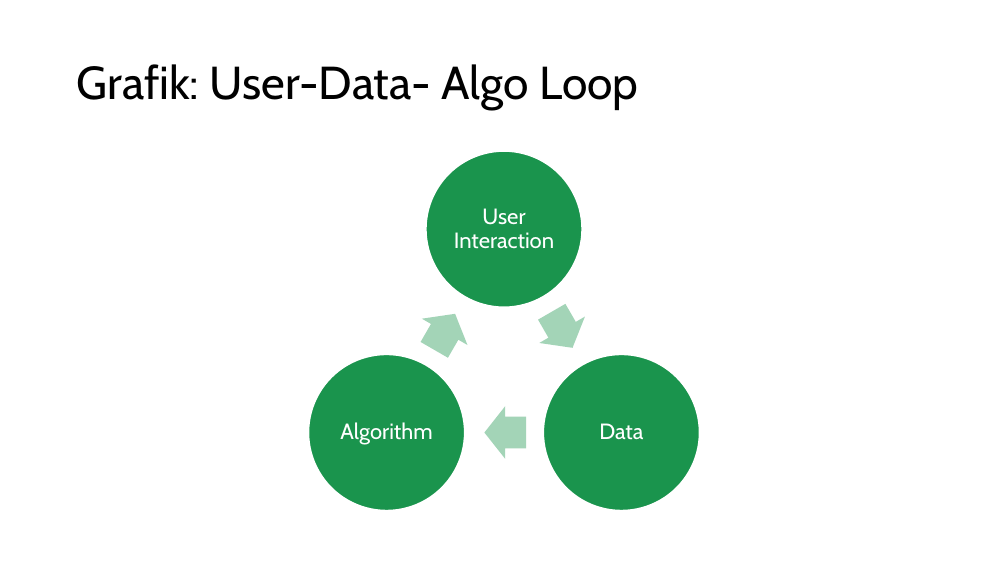
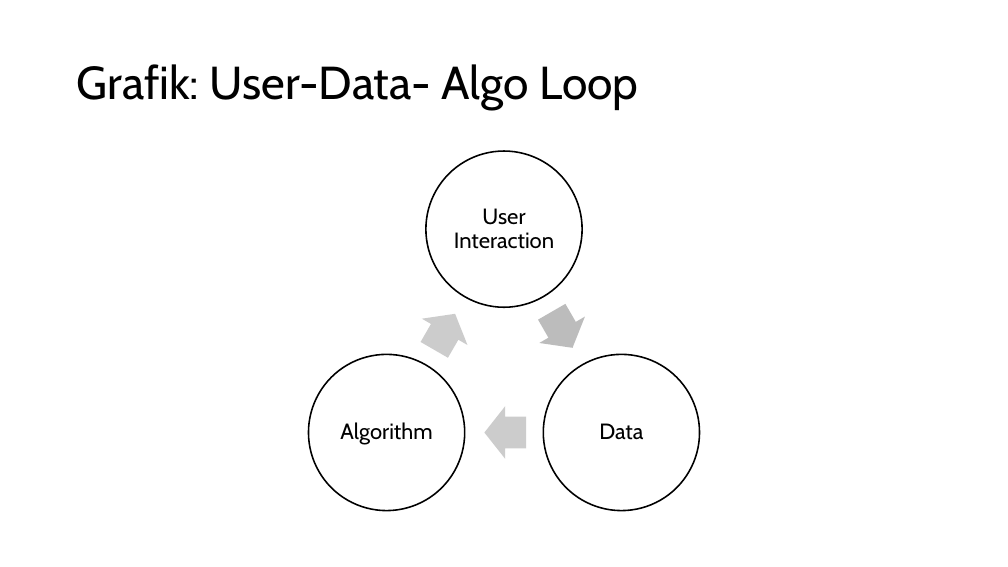
Before and after one commit to juliet-fleischer/SQF_fairness_project, a slide deck: slide 3 of figures/custom_figues.pptx. Drawn at 1008x567 pixels with LibreOffice and Linux fonts; fonts in the diff are those of the drawing. Boxes give left, top, right and bottom in pixels: in the first picture for what was removed or moved away, otherwise in the second. Text is boxed around its words. In the diff, an @@ line names an element or a change of style, - is before the commit and + after.

```diff
--- a/figures/custom_figues.pptx
+++ b/figures/custom_figues.pptx
@@ right arrow at (529,298,596,361): fill #1A944D at 40% opacity to #595959 at 40% opacity @@
@@ right arrow at (412,301,478,363): fill #1A944D at 40% opacity to #808080 at 40% opacity @@
@@ fill #1A944D to none; outline #FFFFFF 1.5 pt to #000000 1.5 pt in 3 elements at (426,151,582,308), (544,355,700,511), (309,355,465,511) @@
@@ text colour #FFFFFF to #000000 in 3 elements at (454,208,554,249), (599,423,643,440), (340,422,432,445) @@
@@ right arrow at (485,406,526,459): fill #1A944D at 40% opacity to #808080 at 40% opacity @@
```
Also in this commit, not shown: 1 slide added, 31 other files.
